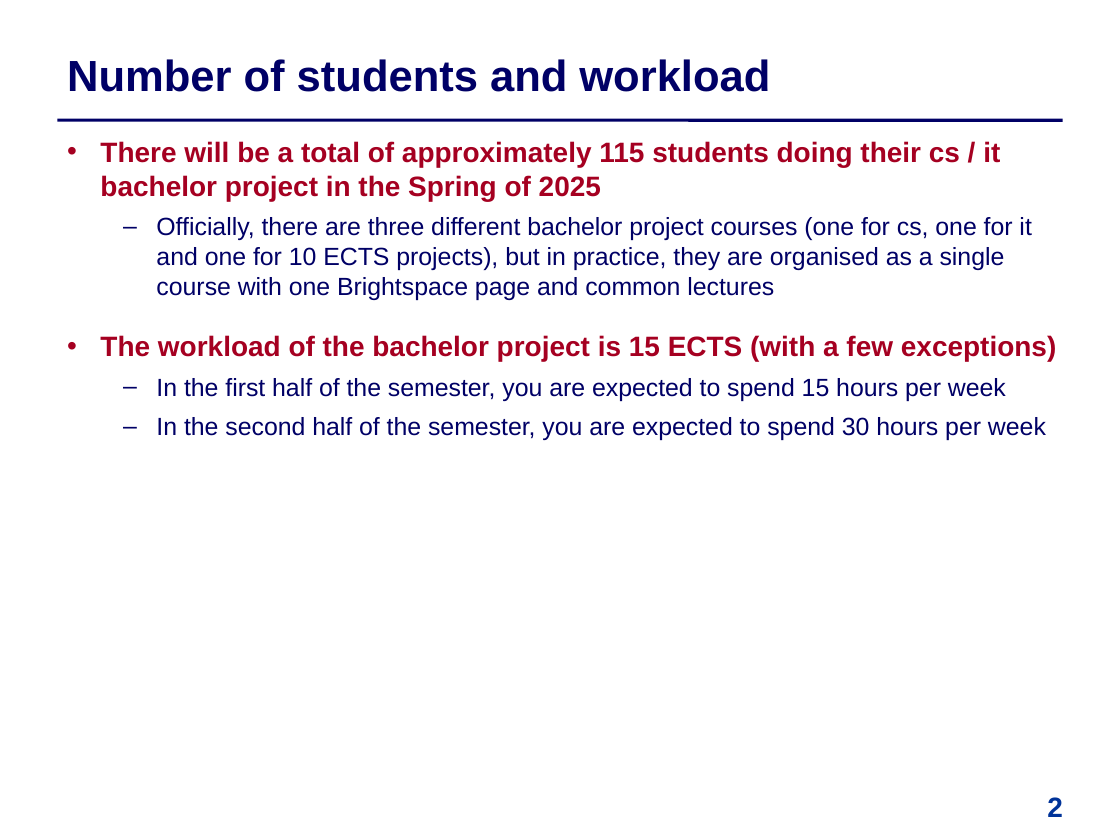
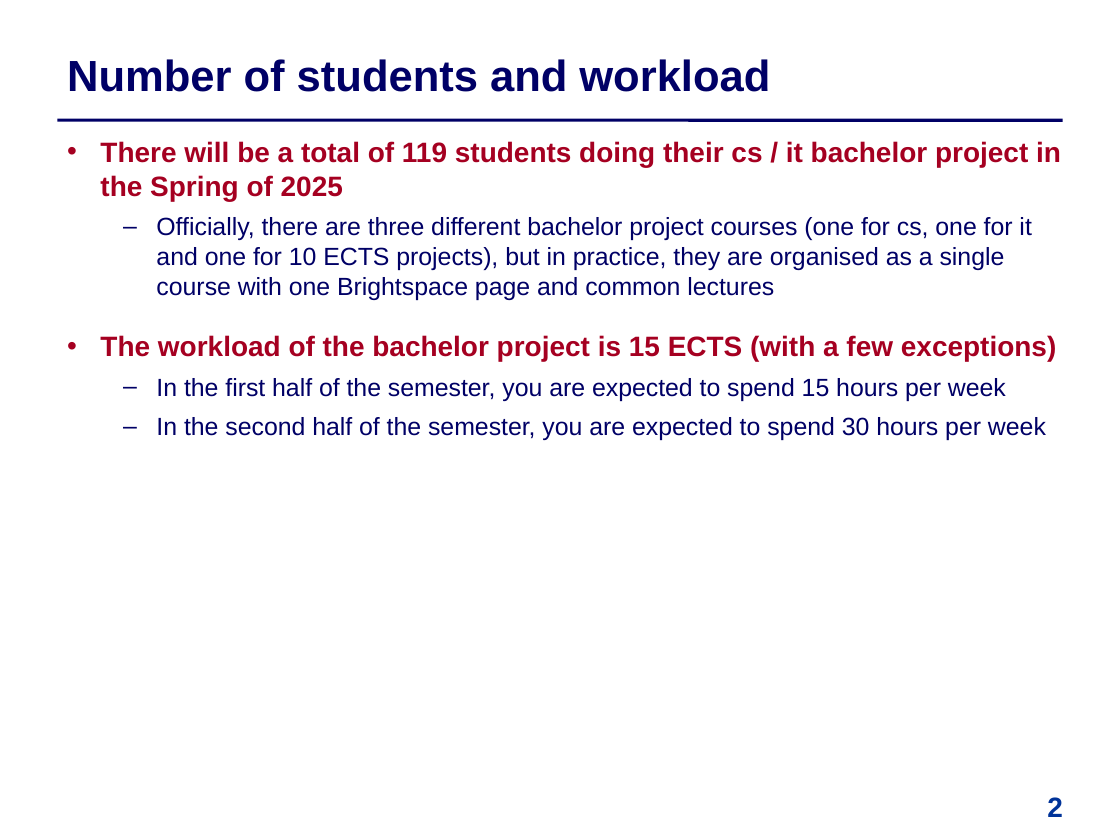
Before and after one commit to IntProgAU/Materiale, a slide deck: slide 2 of web/b25/0 Information Meeting.pptx. Drawn at 1120x840 pixels with LibreOffice and Linux fonts; fonts in the diff are those of the drawing. Boxes give left, top, right and bottom in pixels: in the first picture for what was removed or moved away, otherwise in the second. Text is boxed around its words. In the diff, an @@ line names an element or a change of style, - is before the commit and + after.

```diff
--- a/web/b25/0 Information Meeting.pptx
+++ b/web/b25/0 Information Meeting.pptx
@@ text at box(100, 141, 1061, 201): text changed @@
-  • There will be a total of approximately 115 students doing their cs / it bachelor project in the Spring of 2025
+  • There will be a total of 119 students doing their cs / it bachelor project in the Spring of 2025
```
Also in this commit, not shown: 4 other slides changed.
